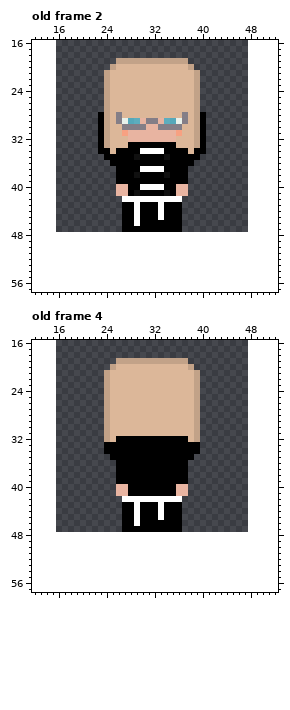
A pixel-art file gets an edit: assets/character/unnamed_cult_girl_boss/unnamed_cult_girl_boss.aseprite. This is how it looked before the edit.
32x32 pixels, 4 frames. Shown: old frame 2: x 12..52, y 16..57; old frame 4: x 12..52, y 16..57. The old version is drawn lined up with the new one, on the new canvas. The commit also changed other frames, which this record leaves out.
Once edited:
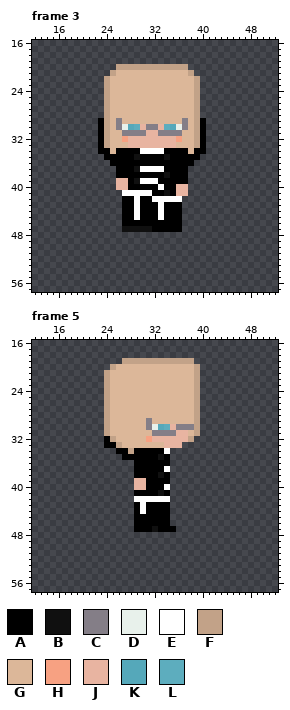
Palette (. is transparent): A #000000  B #101010  C #847e87  D #e8f1eb  E #ffffff  F #c2a288  G #dcb799  H #f7a182  J #e8b4a1  K #55a8ba  L #5dadbe
A new or re-ordered frame is compared with the old frame closest to it.
Edits made:
canvas 32x32 -> 64x64, the old top-left corner now at 16,16
frames 4 -> 16
Changed rows in their new state; - is an unchanged pixel.
Frame 3 is new; against old frame 2:
first column x 24:
19 --............--
20 -.FFFFFFFFFFFF.-
21 .F------------F.
first column x 23:
28 .--G----------G--.
29 ----GGGGGGGGGG----
30 ---CDKLJCCJLKDC---
31 ----CCCC--CCCC----
32 ----H--------H----
33 -----JJJJJJJJ-----
first column x 26:
37 ---B---
38 ---A---
39 JJ-BEEE
40 ----AAA
41 .EEEEE-
42 -AA-AA-
first column x 27:
46 --A--
47 BBBBB
Frame 5 against old frame 4:
first column x 26:
19 .-----------F-
20 ------------GF
first column x 24:
29 -------C--------
30 -------CDKLJCCC-
31 --------CCCCJJ--
32 AFGGGGGHJJJJJJF.
33 --FGGGGGGGJJJ...
34 ..--F-----E.....
35 -..------B-....-
36 --...------...--
37 --...-----E...--
38 --...----B-...--
39 --...JJ----...--
40 --...JJ---E...--
41 --...----B-...--
42 ---..------..---
43 ---..AE--A-..---
44 ---..AE--A-..---
45 ---..A---A-..---
46 ---..A-----..---
47 ---..---B---.---
Pixel boxes of the changes (left, top, right, bottom) in both pictures:
changed: (104, 58, 200, 76)
changed: (98, 112, 206, 148)
changed: (116, 166, 158, 202)
changed: (122, 220, 152, 232)
erased: (116, 358, 122, 364)
changed: (188, 358, 200, 370)
changed: (104, 418, 200, 532)
